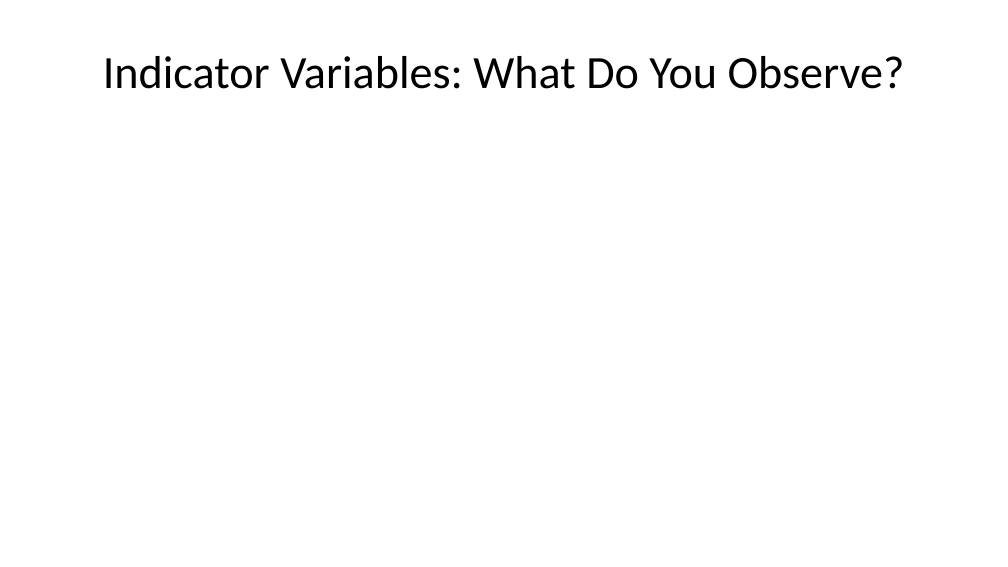
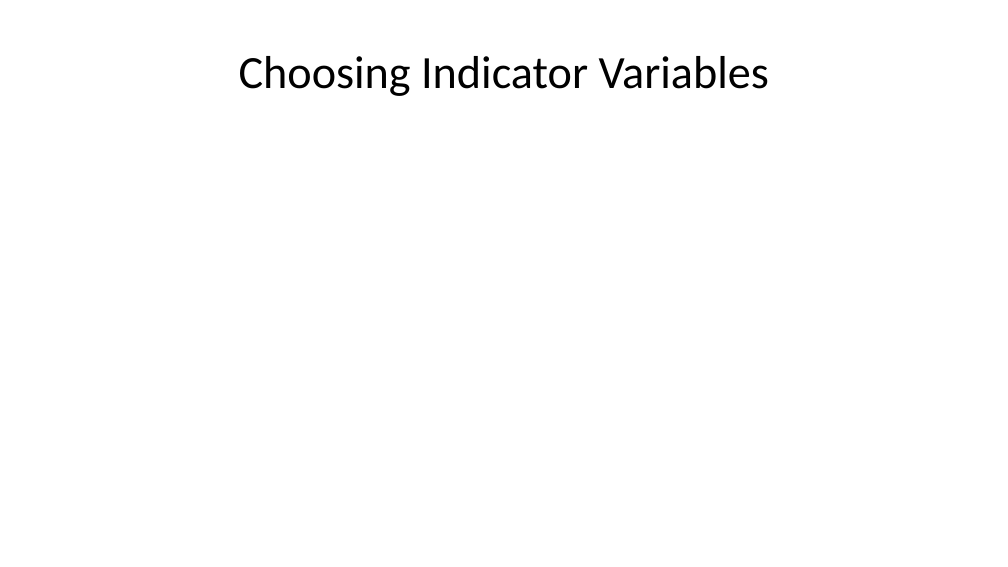
Before and after one commit to CEVE-421-521/ceve-421-521.github.io, a slide deck: slide 17 of lectures/week-11/index.pptx (slide 18 before the commit). Drawn at 1008x567 pixels with LibreOffice and Linux fonts; fonts in the diff are those of the drawing. Boxes give left, top, right and bottom in pixels: in the first picture for what was removed or moved away, otherwise in the second. Text is boxed around its words. In the diff, an @@ line names an element or a change of style, - is before the commit and + after.

```diff
--- a/lectures/week-11/index.pptx
+++ b/lectures/week-11/index.pptx
@@ title at (239, 56, 769, 96): text changed @@
-Indicator Variables: What Do You Observe?
+Choosing Indicator Variables
```
Also in this commit, not shown: 7 other slides changed, 1 slide removed, 58 other files.
